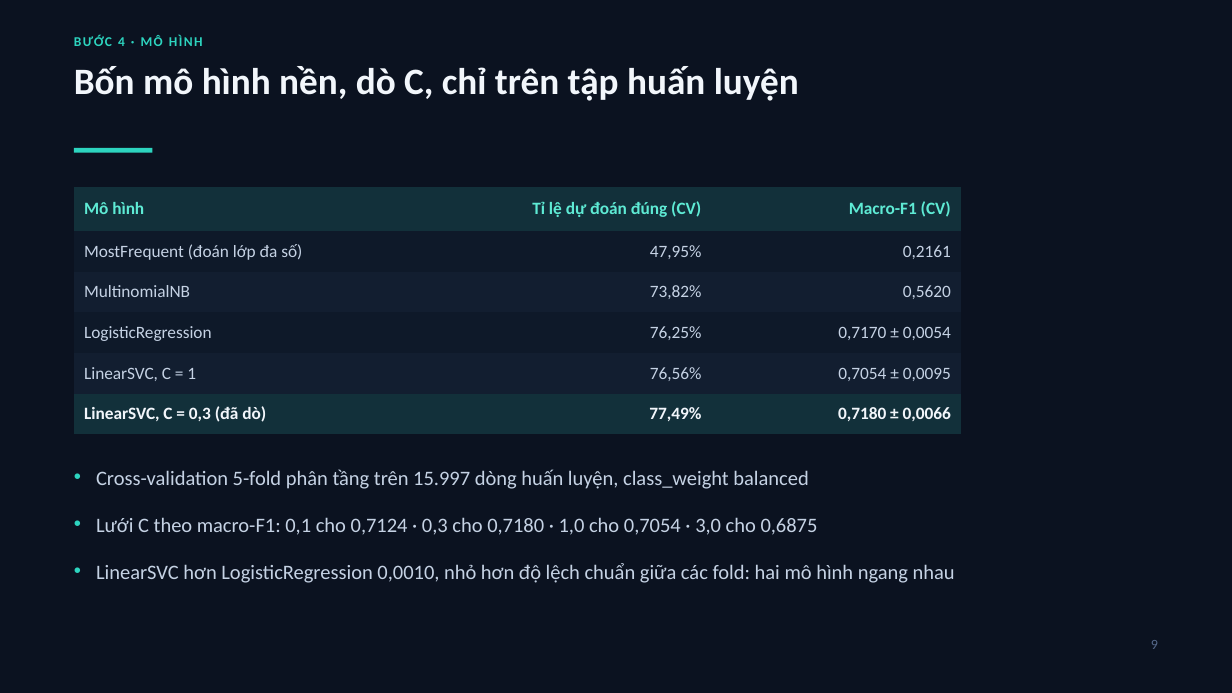
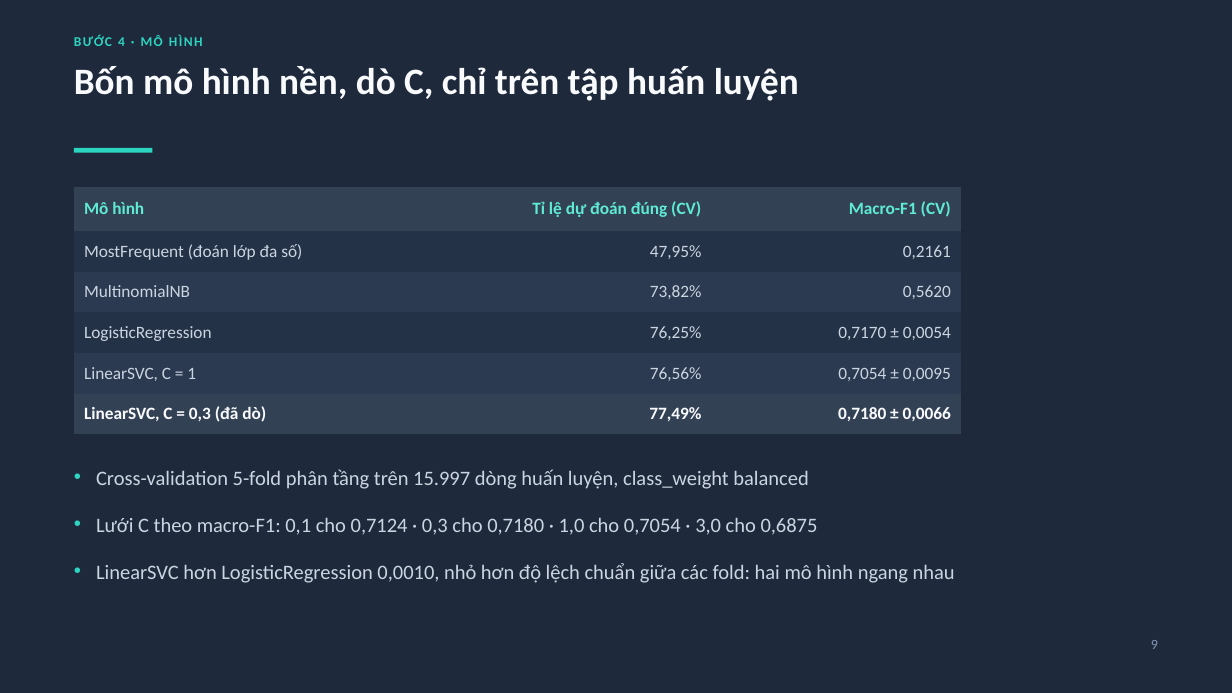
Before and after one commit to Phuhieu24/NLP_PhanTichBinhLuanYoutube, a slide deck: slide 9 of report/CS221_slide.pptx. Drawn at 1232x693 pixels with LibreOffice and Linux fonts; fonts in the diff are those of the drawing. Boxes give left, top, right and bottom in pixels: in the first picture for what was removed or moved away, otherwise in the second. Text is boxed around its words. In the diff, an @@ line names an element or a change of style, - is before the commit and + after.

Commit message:
feat(slides): ba bảng màu chọn bằng --theme, mặc định nền xám than
Bài thuyết trình trước đây khóa cứng một bảng màu nền xanh đen #0B1220,
chủ repo thấy tối quá khi trình chiếu.

- build_slides_pptx.py: THEMES gom ba bảng màu slate (#1E293B, mặc định),
  dark (#0B1220, bản cũ) và light (#FAFAF9, bản trước patch dark); cờ
  --theme và --out; THEME_IMAGES chọn bộ ảnh có nền khớp từng theme.
- build_dark_assets.py: cờ --theme dark|slate cho nền ma trận nhầm lẫn,
  cờ --skip-svg để chỉ vẽ lại ảnh mà không ghi đè hai SVG đã commit.
  Khối argparse đặt trước vòng lặp ghi SVG vì vòng lặp chạy ở cấp module.
- confusion_slate.png: ma trận nhầm lẫn nền #1E293B, thang màu chỉnh theo
  nền mới; confusion_dark.png giữ nguyên cho theme dark.
- CS221_slide.pptx dựng lại theme slate: 18 slide, đủ ghi chú người nói.

Nội dung slide không đổi, chỉ đổi màu. 146 kiểm thử vẫn qua.

```diff
--- a/report/CS221_slide.pptx
+++ b/report/CS221_slide.pptx
@@ background #0B1220 to #1E293B @@
@@ text "Bốn mô hình nền, dò ..." at (74,66,799,101): text colour #F2F6FB to #F8FAFC @@
@@ table at (74,187,961,434) @@
@@ fill #12303A to #334155 in 6 cells @@
@@ fill #0E1929 to #243247 in 6 cells @@
@@ fill #121E30 to #2B3A50 in 6 cells @@
@@ text colour #C5D2E4 to #CBD5E1 in "MostFrequent (đoán lớp đa số)", "47,95%", "0,2161", "MultinomialNB" and 8 more places @@
@@ text colour #F2F6FB to #F8FAFC in "LinearSVC, C = 0,3 (đã dò)", "77,49%", "0,7180 ± 0,0066" @@
@@ text "Cross-validation 5-fold phân tầng trên ..." at (96,469,955,583): text colour #C5D2E4 to #CBD5E1 @@
@@ text "9" at (1151,640,1158,649): text colour #55688A to #8296B0 @@
```
Also in this commit, not shown: 17 other slides changed, 4 other files.
